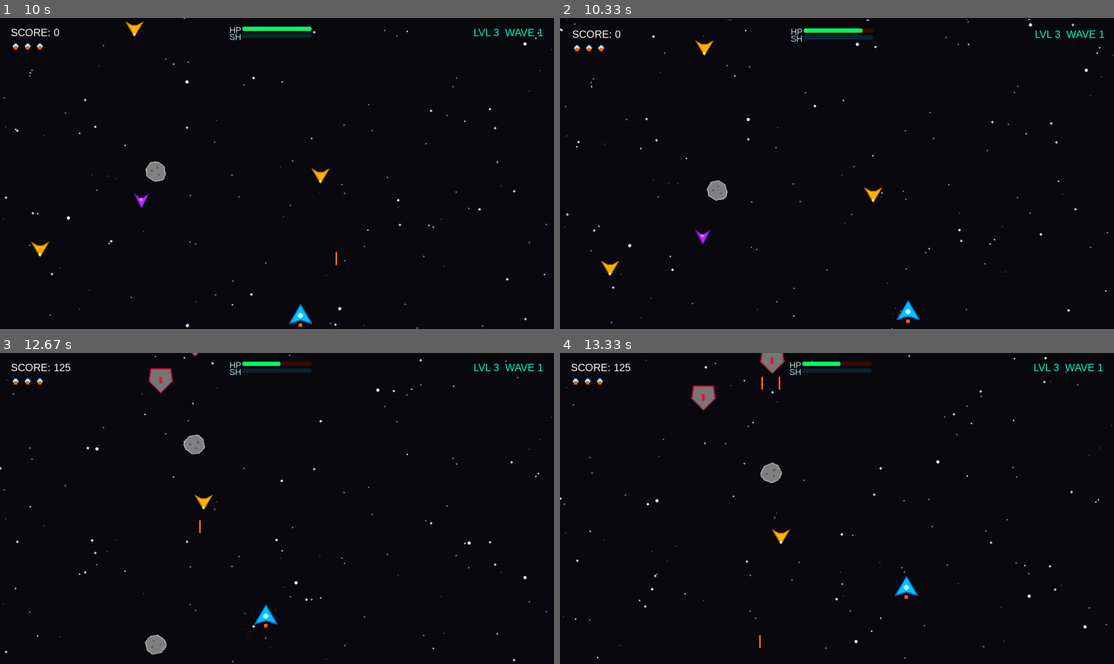
Above: before the commit, frames 1-4 (two rows, left to right).
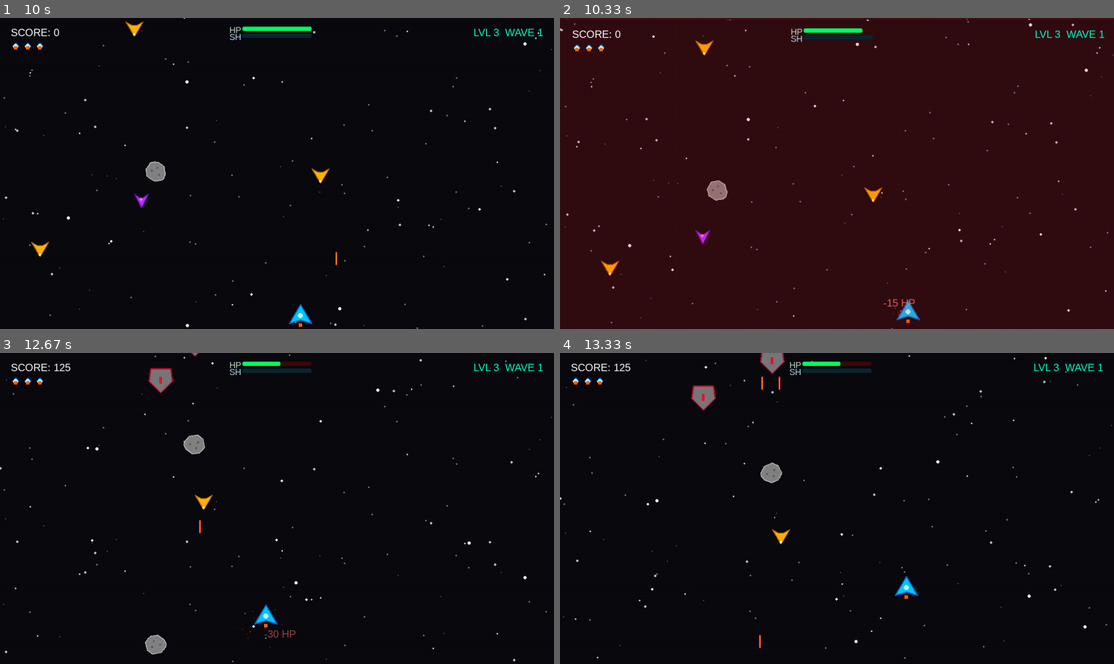
Above: after the commit, the same moments.

Repository: abdulqudoos181005/learning_pygame
Game: pygame game, started from src/game.py
Same seed, same stepped clock (60 frames per second), same inputs: the game is played once before the commit and once after it.
Inputs (mouse positions are in pixels of both pictures, inside the frame that each line leads up to):
- Up to frame 1 (10 s): click "Play Game" at 0.38 s; click "LEVEL 3" at 0.72 s; tap Space at 1 s; hold Esc 1.33-1.8 s; hold Down 1.33-1.8 s; click "RESUME" at 1.93 s; hold Down 2.22-2.68 s; move the mouse to (299, 210) at 2.25 s; hold Left 2.77-3.17 s; hold Up 3.2-3.57 s; hold Right 3.6-4.23 s; hold Down 4.27-4.63 s; hold Left 4.67-5.13 s; hold Right 5.17-5.63 s; hold Up 5.67-5.97 s; hold Right 6-6.47 s; hold Left 6.5-7.03 s; hold Down 7.07-7.37 s; hold Left 7.4-7.8 s; hold Up 7.83-8.2 s; hold Right 8.23-8.87 s; hold Down 8.9-9.27 s; hold Left 9.3-9.77 s; hold Right from 9.8 s (still down)
- Up to frame 2 (10.33 s): release Right at 10.27 s; hold Up from 10.3 s (still down)
- Up to frame 3 (12.67 s): release Up at 10.6 s; hold Right 10.63-11.1 s; hold Left 11.13-11.67 s; hold Down 11.7-12 s; hold Left 12.03-12.43 s; hold Up from 12.47 s (still down)
- Up to frame 4 (13.33 s): release Up at 12.83 s; hold Right from 12.87 s (still down)

Frame 1 is identical in both runs. In frame 2, 99% of the frame differs, in the area x 0-100%, y 0-100%; in frame 3, less than 0.1%; in frame 4, nothing differs.

Commit message:
implementing that polish-sprint

Diff:
--- a/src/level_system.py
+++ b/src/level_system.py
@@ -236,6 +236,13 @@
                 random.choices(cfg["types"], weights=cfg["weights"])[0]
                 for _ in range(cfg["count"])
             ]
+
+        # Allow a manually prepared queue or zero-time checks to consume immediately.
+        # In normal gameplay a timer gate still controls cadence.
+        if self.spawn_queue and self.spawned > 0 and dt <= 0:
+            self.spawn_timer = 0.0
+            self.spawned += 1
+            return self.spawn_queue.pop(0)
 
         self.spawn_timer -= dt
         if self.spawn_timer > 0:
--- a/src/states.py
+++ b/src/states.py
@@ -432,6 +432,11 @@
         self.boss_active   = False
         self.boss_instance = None
 
+        # Sprint 6 game-feel feedback
+        self.damage_flash = 0.0
+        self.boss_warning_timer = 0.0
+        self.float_texts = []
+
         # Screen shake status
         self.shake_duration  = 0.0
         self.shake_magnitude = 0
@@ -441,6 +446,22 @@
         """Enables screen shake with a specific duration and strength."""
         self.shake_duration  = duration
         self.shake_magnitude = magnitude
+
+    def trigger_damage_flash(self, amount=0.25):
+        """Adds a brief red hit flash across the screen."""
+        self.damage_flash = max(self.damage_flash, amount)
+
+    def spawn_floating_text(self, x, y, text, color=(255, 255, 255), life=0.8, drift_y=-26):
+        """Creates a floating combat label for score, damage, or pickup feedback."""
+        self.float_texts.append({
+            "x": float(x),
+            "y": float(y),
+            "text": text,
+            "color": color,
+            "life": float(life),
+            "max_life": float(life),
+            "drift_y": float(drift_y),
+        })
 
     def _laser_tier_for_level(self, level_num):
         if level_num <= 3:
@@ -466,6 +487,18 @@
             self.shake_offset.y = random.randint(-self.shake_magnitude, self.shake_magnitude)
         else:
             self.shake_offset.update(0, 0)
+
+        self.damage_flash = max(0.0, self.damage_flash - dt)
+        if self.level_sys.is_boss_wave:
+            self.boss_warning_timer = 1.5
+        elif self.boss_warning_timer > 0:
+            self.boss_warning_timer = max(0.0, self.boss_warning_timer - dt)
+
+        for item in self.float_texts[:]:
+            item["life"] -= dt
+            item["y"] += item["drift_y"] * dt
+            if item["life"] <= 0:
+                self.float_texts.remove(item)
 
         # 2. BACKGROUND ANIMATION
         self.starfield.update(dt)
@@ -536,6 +569,16 @@
         # 6. COLLISION CHECKS
         self._check_collisions()
 
+    def _draw_float_text(self, canvas):
+        """Renders floating battle feedback text for rewards and damage."""
+        for item in self.float_texts:
+            alpha = max(0, int((item["life"] / item["max_life"]) * 255))
+            text = self.game.assets.font.render(item["text"], True, (*item["color"], alpha))
+            # pygame color tuples with alpha aren't supported by render; this uses a temporary surface.
+            text.set_alpha(alpha)
+            rect = text.get_rect(center=(int(item["x"]), int(item["y"])))
+            canvas.blit(text, rect)
+
     def _spawn_asteroid(self, size=None, x=None, y=None, color=None):
         """Spawns a hazard asteroid from the top of the screen."""
         size = size or random.choices(["small", "medium", "large"], weights=[0.55, 0.30, 0.15])[0]
@@ -609,6 +652,7 @@
                 if enemy.get_hit(laser.damage):
                     self.score += enemy.score_value
                     self.kills_since_powerup += 1
+                    self.spawn_floating_text(enemy.rect.centerx, enemy.rect.top, f"+{enemy.score_value}", color=(255, 210, 80))
                     # Large orange radial explosion
                     spawn_explosion(self.particles, enemy.rect.centerx, enemy.rect.centery, color=(255, 120, 0), count=25)
 
@@ -627,6 +671,7 @@
                 if enemy.get_hit(Missile.DAMAGE):
                     self.score += enemy.score_value
                     self.kills_since_powerup += 1
+                    self.spawn_floating_text(enemy.rect.centerx, enemy.rect.top, f"+{enemy.score_value}", color=(255, 160, 50))
                     self._try_drop_powerup(enemy)
 
         # 3. Enemy lasers hitting Player ship
@@ -639,12 +684,17 @@
 
             # Apply damage to player. Returns True if player loses a life
             if self.player.get_hit(15):
+                self.trigger_damage_flash(0.5)
+                self.spawn_floating_text(self.player.rect.centerx, self.player.rect.top, "-15 HP", color=(255, 100, 100))
                 # Major blue explosion representing ship destruction
                 spawn_explosion(self.particles, self.player.rect.centerx, self.player.rect.centery, color=(0, 200, 255), count=40)
                 # If out of lives, transition to GameOver State
                 if self.player.lives <= 0:
                     self.game.change_state(GameOverState(self.game, self.score))
                     return
+            else:
+                self.trigger_damage_flash(0.2)
+                self.spawn_floating_text(self.player.rect.centerx, self.player.rect.top, "-15 HP", color=(255, 120, 120))
 
         # 4. Enemy ships colliding directly with Player ship
         # (Crashing deals heavy damage and destroys the enemy)
@@ -654,16 +704,22 @@
             self.score += enemy.score_value // 2
 
             if self.player.get_hit(30):
+                self.trigger_damage_flash(0.6)
+                self.spawn_floating_text(self.player.rect.centerx, self.player.rect.top, "-30 HP", color=(255, 90, 90))
                 spawn_explosion(self.particles, self.player.rect.centerx, self.player.rect.centery, color=(0, 200, 255), count=40)
                 if self.player.lives <= 0:
                     self.game.change_state(GameOverState(self.game, self.score))
                     return
+            else:
+                self.trigger_damage_flash(0.25)
+                self.spawn_floating_text(self.player.rect.centerx, self.player.rect.top, "-30 HP", color=(255, 110, 110))
 
         # 5. Player ship absorbing floating Power-Ups
         pup_collects = pg.sprite.spritecollide(self.player, self.powerups, True)
         for pup in pup_collects:
             # White particle absorption effect
             spawn_sparks(self.particles, pup.rect.centerx, pup.rect.centery, (0, 0), color=(255, 255, 255), count=15)
+            self.spawn_floating_text(pup.rect.centerx, pup.rect.top, "POWER UP", color=(120, 255, 200))
 
             if pup.type == "shield":
                 # Recharge player shield points
@@ -718,6 +774,23 @@
         # Game elements
         self.all_sprites.draw(self.canvas)
         self.particles.draw(self.canvas)
+        self._draw_float_text(self.canvas)
+
+        # Damage flash overlay for hits
+        if self.damage_flash > 0:
+            flash_alpha = int((self.damage_flash / 0.25) * 120)
+            flash = pg.Surface((self.game.width, self.game.height), pg.SRCALPHA)
+            flash.fill((255, 30, 30, flash_alpha))
+            self.canvas.blit(flash, (0, 0))
+
+        # Boss warning banner / pulse
+        if self.boss_warning_timer > 0:
+            pulse = 1.0 + 0.25 * math.sin(pg.time.get_ticks() * 0.015)
+            msg = self.game.assets.title_font.render("BOSS ALERT", True, (255, 60, 80))
+            msg_rect = msg.get_rect(center=(self.game.width // 2, 110))
+            scaled = pg.transform.smoothscale(msg, (int(msg.get_width() * pulse), int(msg.get_height() * pulse)))
+            scaled_rect = scaled.get_rect(center=msg_rect.center)
+            self.canvas.blit(scaled, scaled_rect)
 
         # Draw glowing neon shield barrier aura around player if shield points exist
         if self.player.shield > 0:
